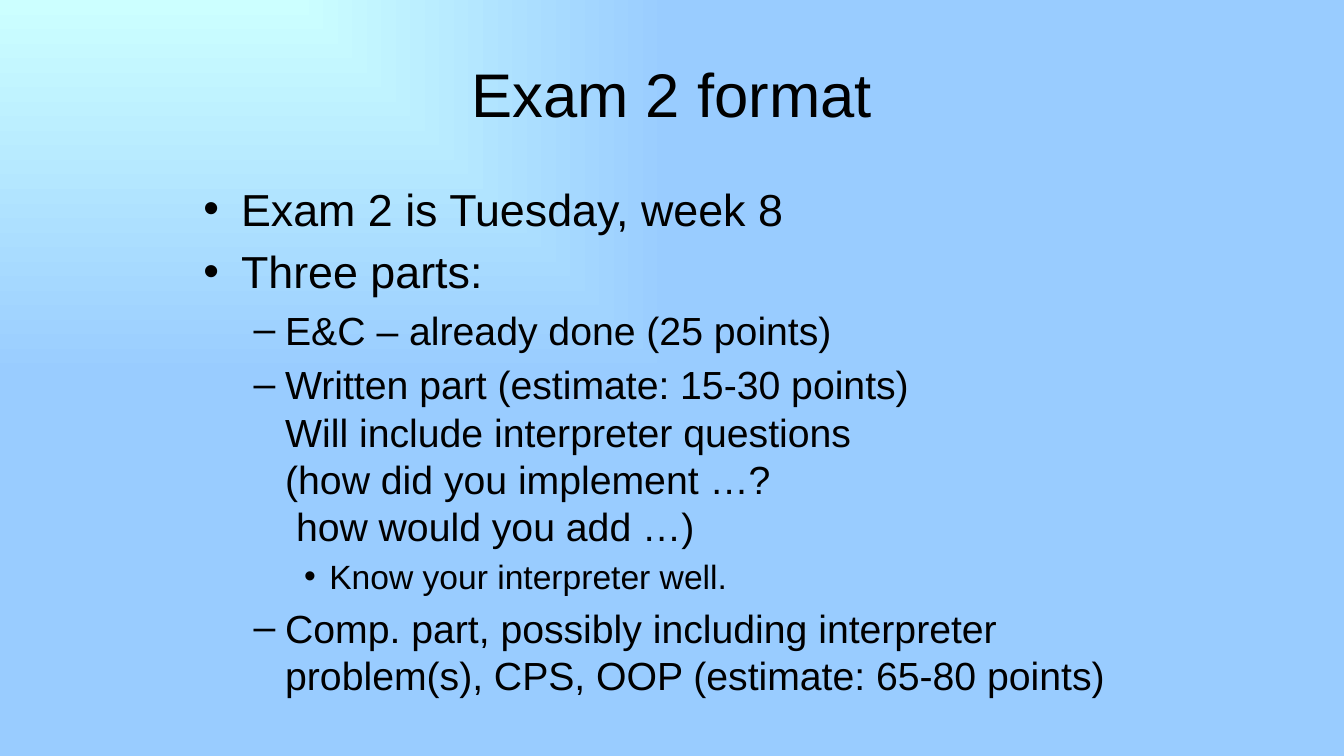
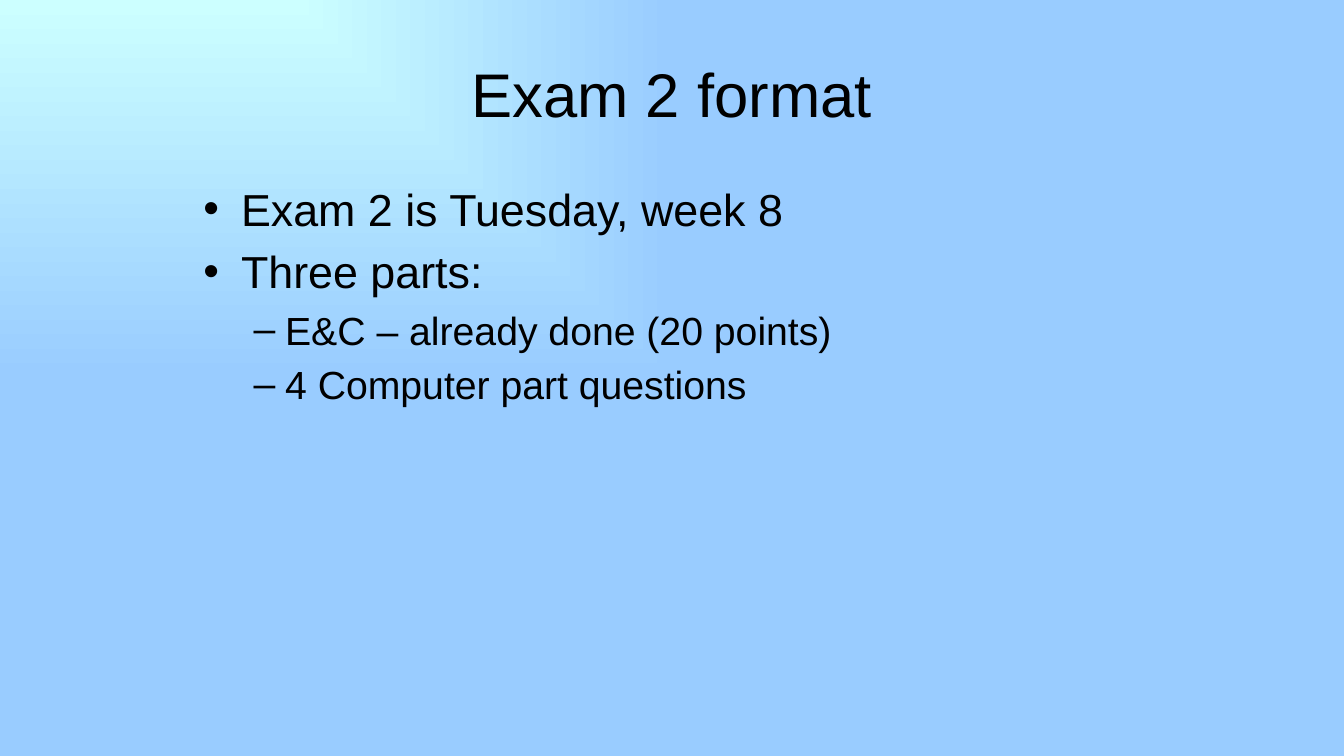
Before and after one commit to RHIT-CSSE/csse304, a slide deck: slide 2 of ClassMaterials/CPSFinal/26-CPSWrapup_set-bang.pptx. Drawn at 1344x756 pixels with LibreOffice and Linux fonts; fonts in the diff are those of the drawing. Boxes give left, top, right and bottom in pixels: in the first picture for what was removed or moved away, otherwise in the second. Text is boxed around its words. In the diff, an @@ line names an element or a change of style, - is before the commit and + after.

Commit message:
slides edited

```diff
--- a/ClassMaterials/CPSFinal/26-CPSWrapup_set-bang.pptx
+++ b/ClassMaterials/CPSFinal/26-CPSWrapup_set-bang.pptx
@@ text at (285,316,832,407): text changed @@
-  – E&C – already done (25 points)
-  – Written part (estimate: 15-30 points)
-    Will include interpreter questions
-    (how did you implement …?
-    how would you add …)
-    • Know your interpreter well.
-  – Comp. part, possibly including interpreter problem(s), CPS, OOP (estimate: 65-80 points)
+  – E&C – already done (20 points)
+  – 4 Computer part questions
```
Also in this commit, not shown: 1 other file.
